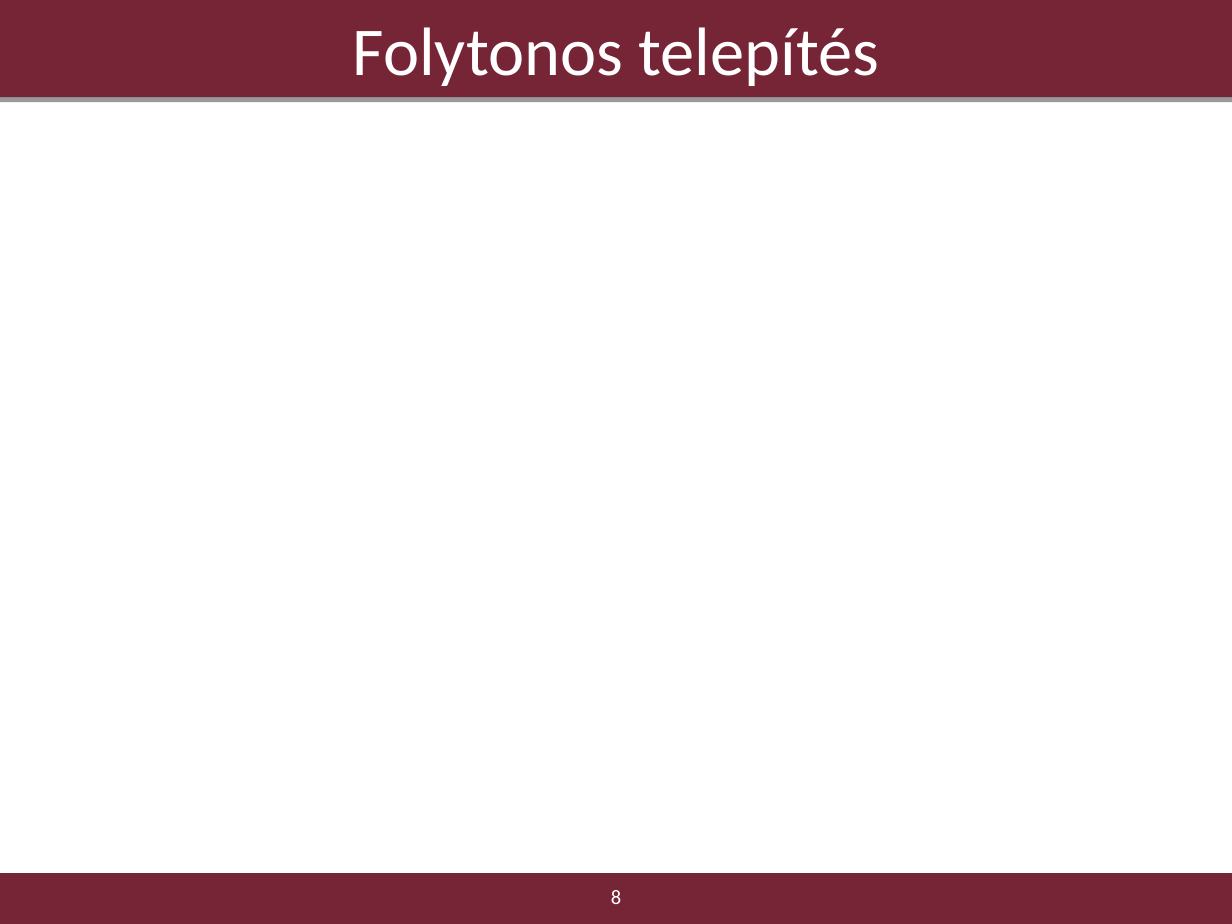
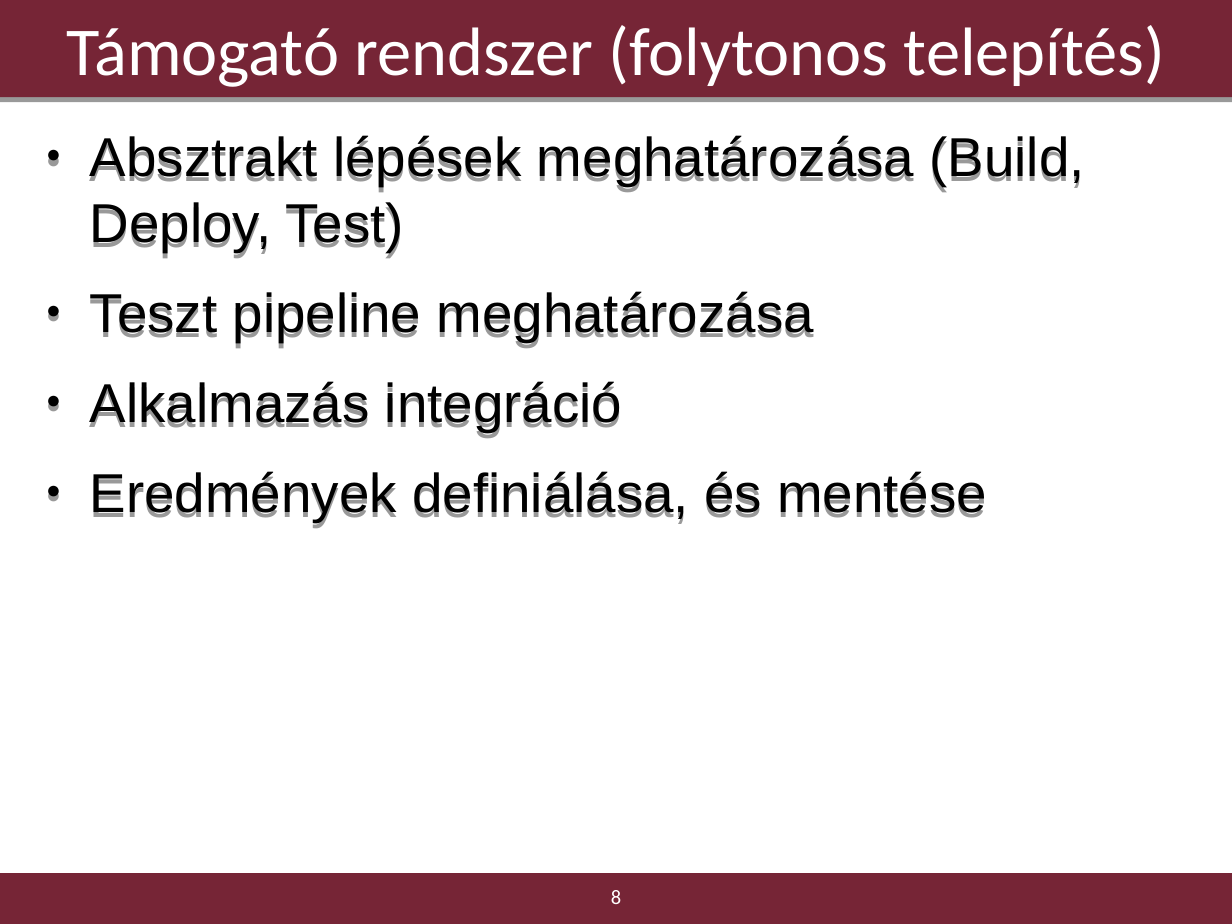
Before and after one commit to borlayda/dipterv2016-microservice, a slide deck: slide 8 of diplomaterv-cykkop.odp. Drawn at 1232x924 pixels with LibreOffice and Linux fonts; fonts in the diff are those of the drawing; background and template pictures are left out. Boxes give left, top, right and bottom in pixels: in the first picture for what was removed or moved away, otherwise in the second. Text is boxed around its words. In the diff, an @@ line names an element or a change of style, - is before the commit and + after.

```diff
--- a/diplomaterv-cykkop.odp
+++ b/diplomaterv-cykkop.odp
@@ title at bbox=[67, 25, 1165, 87]: text changed @@
-Folytonos telepítés
+Támogató rendszer (folytonos telepítés)
@@ text added at bbox=[90, 135, 1084, 521], 32 pt, text #000000 @@
+● Absztrakt lépések meghatározása (Build, Deploy, Test)
+● Teszt pipeline meghatározása
+● Alkalmazás integráció
+● Eredmények definiálása, és mentése
```
Also in this commit, not shown: 3 other slides changed, 2 slides added, 2 slides removed.
